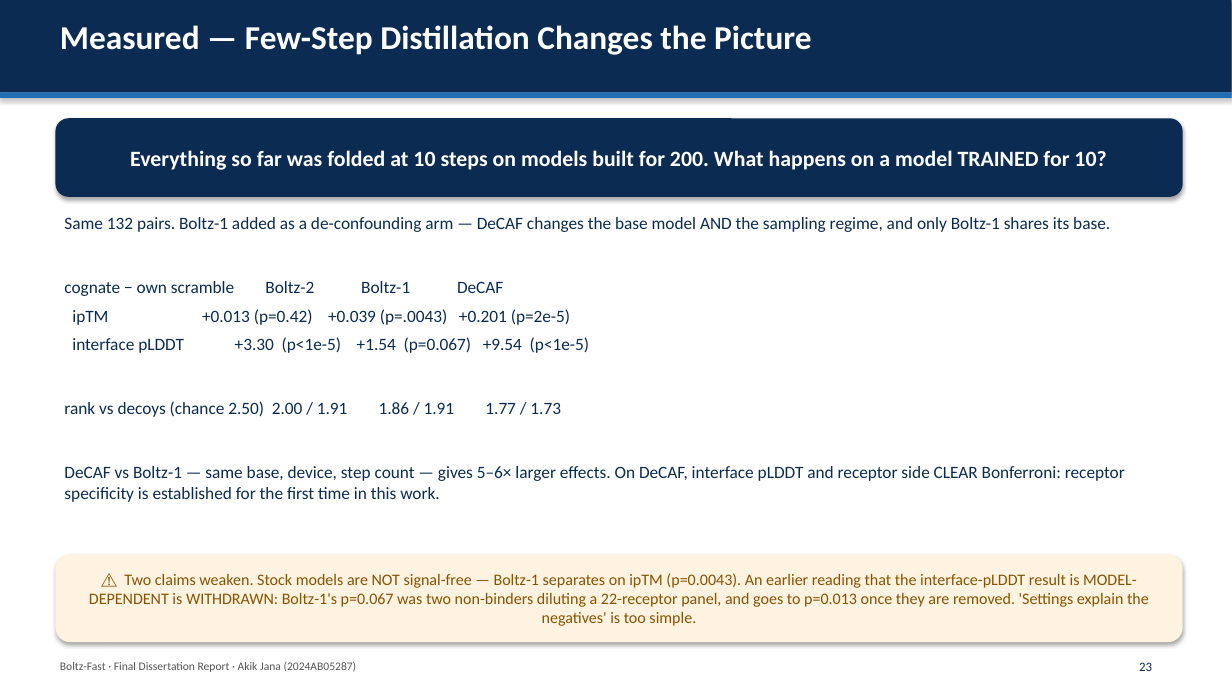
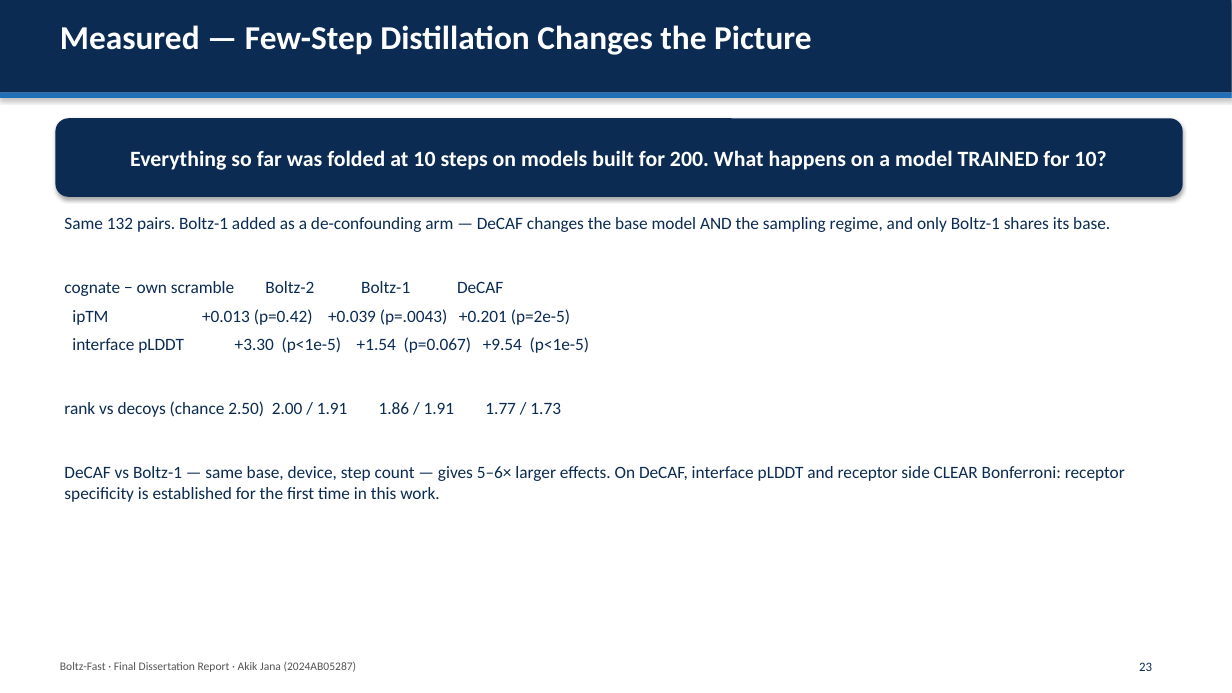
Before and after one commit to AkikJana/biomolecular-design-coreai, a slide deck: slide 23 of final_dissertation_presentation.pptx. Drawn at 1232x693 pixels with LibreOffice and Linux fonts; fonts in the diff are those of the drawing. Boxes give left, top, right and bottom in pixels: in the first picture for what was removed or moved away, otherwise in the second. Text is boxed around its words. In the diff, an @@ line names an element or a change of style, - is before the commit and + after.

```diff
--- a/final_dissertation_presentation.pptx
+++ b/final_dissertation_presentation.pptx
@@ rounded rectangle removed at [55, 555, 1183, 642] @@
-⚠ Two claims weaken. Stock models are NOT signal-free — Boltz-1 separates on ipTM (p=0.0043). An earlier reading that the interface-pLDDT result is MODEL-DEPENDENT is WITHDRAWN: Boltz-1's p=0.067 was two non-binders diluting a 22-receptor panel, and goes to p=0.013 once they are removed. 'Settings explain the negatives' is too simple.
```
Also in this commit, not shown: 15 other slides changed.
